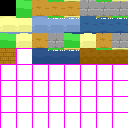
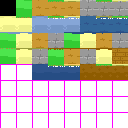
Comparing the layer stacks of the two 128 x 128 images. Changes:
painted on "Tiles (v2)" over [0, 48, 128, 80]
